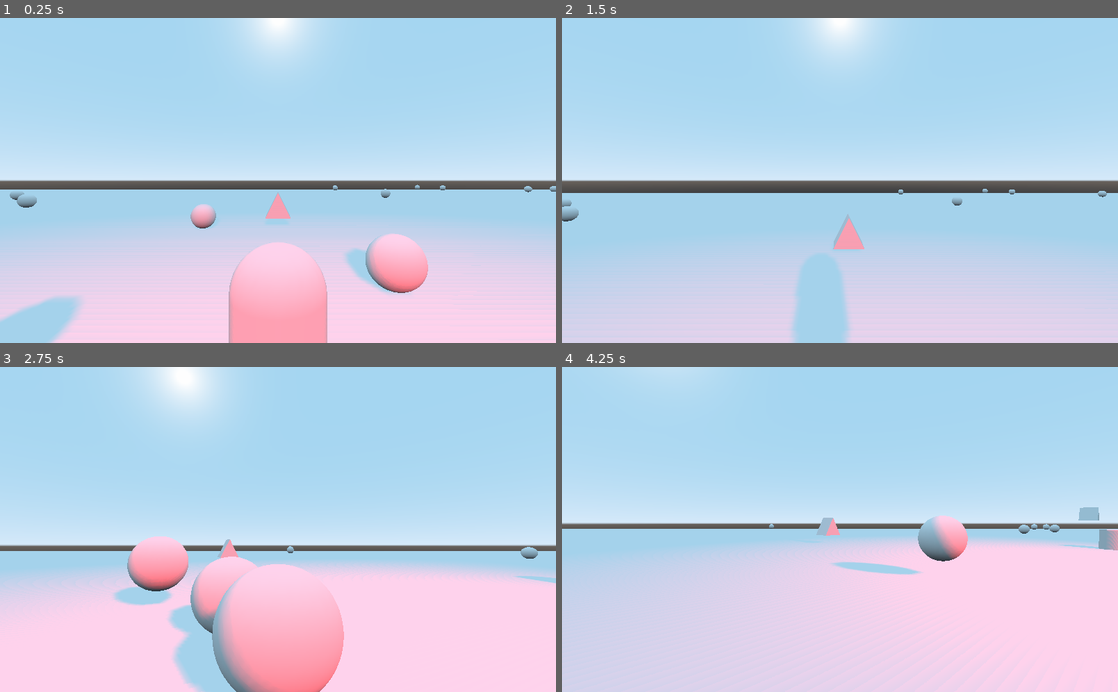
Above: before the commit, frames 1-4 (two rows, left to right).
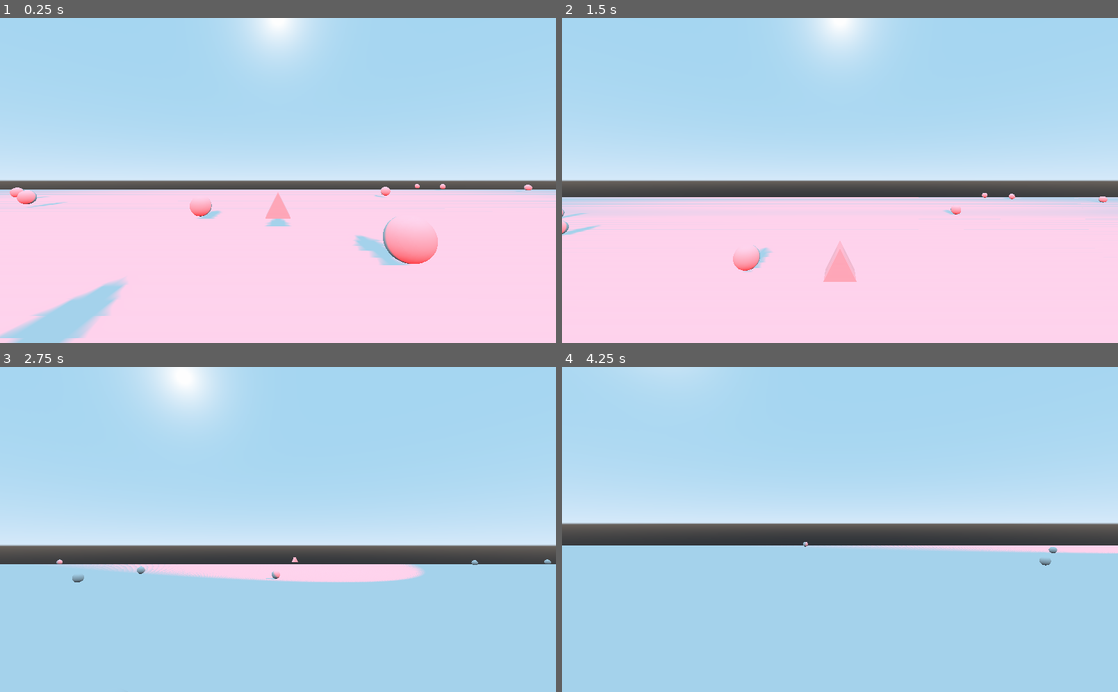
Above: after the commit, the same moments.

Repository: MW982/GProject
Game: Godot game, scene res://Scenes/World.tscn
The game is run twice, just before and just after one commit, with the same random seed, the same clock (stepped at 60 frames per second) and the same inputs.
Inputs (mouse positions are in pixels of both pictures, inside the frame that each line leads up to):
- Up to frame 1 (0.25 s): no input
- Up to frame 2 (1.5 s): move the mouse to (867, 180) at 0.52 s; tap Space (jump) at 0.6, 0.77, 1.07 s; move the mouse to (812, 180) at 1.27 s; tap C (camera) at 1.35 s
- Up to frame 3 (2.75 s): tap Space (jump) at 1.52, 1.55, 1.82, 2.3 s; move the mouse to (289, 523) at 2.02 s; hold S (move_b) from 2.03 s (still down)
- Up to frame 4 (4.25 s): move the mouse to (834, 536) at 2.77 s; release S (move_b) at 2.78 s; tap W (move_f) at 2.85 s; tap Space (jump) at 3.02, 3.05, 3.32, 3.77, 3.8, 4.07 s; move the mouse to (878, 532) at 3.52 s; hold A (move_l) from 3.53 s (still down)

The runs differ from the first frame. In frame 1, 31% of the frame differs, in the area x 0-100%, y 51-100%; in frame 2, 45%; in frame 3, 40%; in frame 4, 48%, in the area x 0-100%, y 43-100%.

Commit message:
Update wolf AI

Diff:
--- a/Player/Player.gd
+++ b/Player/Player.gd
@@ -1,6 +1,6 @@
 extends KinematicBody
 
-export var speed = 20
+export var speed = 200
 export var acceleration = 7
 export var gravity = 0.98
 export var jump_power = 30
@@ -11,6 +11,9 @@
 
 onready var TP = $TP
 onready var cameraTP = $TP/CameraTP
+
+onready var Weapon = $Weapon
+
 
 var velocity = Vector3()
 var camera_x_rotation = 0
@@ -57,7 +60,7 @@
 	elif Input.is_action_pressed("move_l"):
 		direction -= head_basis.x
 
-	if Input.is_action_just_pressed("jump") and is_on_floor():
+	if Input.is_action_just_pressed("jump"): #and is_on_floor()
 		velocity.y += jump_power
 
 	direction = direction.normalized()
--- a/Player/Player.tscn
+++ b/Player/Player.tscn
@@ -1,7 +1,9 @@
-[gd_scene load_steps=6 format=2]
+[gd_scene load_steps=7 format=2]
 
 [ext_resource path="res://Player/Player.gd" type="Script" id=1]
 [ext_resource path="res://Player/Spatial.gd" type="Script" id=2]
+
+[sub_resource type="PrismMesh" id=4]
 
 [sub_resource type="CubeMesh" id=1]
 
@@ -18,6 +20,18 @@
 
 [node name="Head" type="Spatial" parent="."]
 transform = Transform( 1, 0, 0, 0, 1, 0, 0, 0, 1, 0, 0.859993, 0 )
+
+[node name="Weapon" type="Spatial" parent="Head"]
+transform = Transform( -1, 8.74228e-08, -3.82137e-15, 0, -4.37114e-08, -1, -8.74228e-08, -1, 4.37114e-08, 0.239998, -0.306352, -0.935555 )
+
+[node name="RayCast" type="RayCast" parent="Head/Weapon"]
+transform = Transform( 1, 0, 0, 0, 1, -8.35187e-23, 0, -8.35187e-23, 1, 0, 0, 0 )
+enabled = true
+
+[node name="MeshInstance" type="MeshInstance" parent="Head/Weapon"]
+transform = Transform( 0.3, 0, 1.32349e-23, 0, 0.5, -8.35187e-24, 0, -4.17594e-23, 0.1, 0, 0, 0 )
+mesh = SubResource( 4 )
+material/0 = null
 
 [node name="Camera" type="Camera" parent="Head"]
 current = true
--- a/Scenes/World.gd
+++ b/Scenes/World.gd
@@ -5,7 +5,7 @@
 var pos = Vector3()
 
 func _ready():
-	for i in range(0,30):
+	for i in range(0,20):
 		var newobj = Wolf.instance()
 		pos = Vector3(randf()*202-101, 0, randf()*202-101)
 		newobj.set_position(pos)
--- a/Scenes/World.tscn
+++ b/Scenes/World.tscn
@@ -21,10 +21,11 @@
 
 [node name="Player" parent="." instance=ExtResource( 2 )]
 transform = Transform( 1, 0, 0, 0, 1, 0, 0, 0, 1, 0, -0.803832, -2 )
+visible = false
 
 [node name="Ground" type="MeshInstance" parent="."]
 editor/display_folded = true
-transform = Transform( 200, 0, 0, 0, 1, 0, 0, 0, 200, 0.0729389, -3.5472, -0.0375109 )
+transform = Transform( 200, 0, 0, 0, 1, 0, 0, 0, 200, 0.0960483, -3.54722, 0.339961 )
 mesh = SubResource( 1 )
 material/0 = null
 
@@ -33,14 +34,19 @@
 [node name="CollisionShape" type="CollisionShape" parent="Ground/StaticBody"]
 shape = SubResource( 2 )
 
-[node name="SpotLight" type="SpotLight" parent="."]
-transform = Transform( 1, 0, 0, 0, 0.846494, 0.532398, 0, -0.532398, 0.846494, 1.83916, 13.0628, 26.6349 )
+[node name="Spatial" type="Spatial" parent="."]
+transform = Transform( 1, 0, 0, 0, 0.328379, -0.944546, 0, 0.944546, 0.328379, 0, 0, 0 )
+
+[node name="Spatial" type="Spatial" parent="Spatial"]
+
+[node name="SpotLight" type="SpotLight" parent="Spatial/Spatial"]
+transform = Transform( 1, 0, 0, 0, -4.37114e-08, 1, 0, -1, -4.37114e-08, 0, 86.5874, 0 )
 light_color = Color( 0.886275, 0.0470588, 0.0470588, 1 )
-light_energy = 5.64
-light_indirect_energy = 7.88
+light_energy = 16.0
+light_indirect_energy = 16.0
 shadow_enabled = true
-spot_range = 56.4398
-spot_angle = 42.1875
+spot_range = 335.68
+spot_angle = 42.5008
 
 [node name="MeshInstance" type="MeshInstance" parent="."]
 transform = Transform( 1, 0, 0, 0, 1, 0, 0, 0, 1, 0, -0.540304, -17.0902 )
--- a/Wolf.gd
+++ b/Wolf.gd
@@ -1,31 +1,38 @@
 extends KinematicBody
 
 var gravity = 0.98
-var speed = 10
+export var speed = 10
+export var acceleration = 10
 
+onready var player_pos = get_node('/root/World/Player/').get('translation')
+var velocity = Vector3()
+var dir
 
-onready var bole = get_node('/root/World/Player/').get('translation')
-var velocity = Vector3()
-var acceleration = 10
+var time = 0
+var dist = 0
+var delta_
 
-var direction = Vector3()
+func _ready():
+	dir = Vector3()
 
 func set_position(pos):
 	#print('bolek %s' % translation.x)
 	translation = pos
 
 func _physics_process(delta):
-	bole = get_node('/root/World/Player/').get('translation')
-	#print('bole: %s' % bole)
-	var direction = bole - translation
-	var l = sqrt(direction.x*direction.x+direction.y*direction.y+direction.z*direction.z)
-	#print(l)
-	if l < 20:
-		#print('Player is close')
-		velocity = velocity.linear_interpolate(direction.normalized()*speed, acceleration*delta)
-		velocity.y -= gravity
-		velocity = move_and_slide(velocity, Vector3.UP)
-
-	#velocity = velocity.linear_interpolate(direction.normalized()*speed, acceleration*delta)
+	delta_ = delta
+	velocity = velocity.linear_interpolate(dir.normalized()*speed, acceleration*delta)
 	velocity.y -= gravity
 	velocity = move_and_slide(velocity, Vector3.UP)
+
+func _on_Timer_timeout():
+	player_pos = get_node('/root/World/Player/').get('translation')
+	var direction = player_pos - translation
+	var l = sqrt(direction.x*direction.x+direction.y*direction.y+direction.z*direction.z)
+	if l < 10:
+		print("Player is close")
+		dir = direction
+		dir.y = 0
+
+func _on_Timer2_timeout():
+	dir = Vector3(randf()*20-10, 0, randf()*20-10)
--- a/Wolf.tscn
+++ b/Wolf.tscn
@@ -15,3 +15,13 @@
 [node name="MeshInstance" type="MeshInstance" parent="."]
 mesh = SubResource( 2 )
 material/0 = null
+
+[node name="Timer" type="Timer" parent="."]
+wait_time = 0.01
+autostart = true
+
+[node name="Timer2" type="Timer" parent="."]
+wait_time = 3.0
+autostart = true
+[connection signal="timeout" from="Timer" to="." method="_on_Timer_timeout"]
+[connection signal="timeout" from="Timer2" to="." method="_on_Timer2_timeout"]
